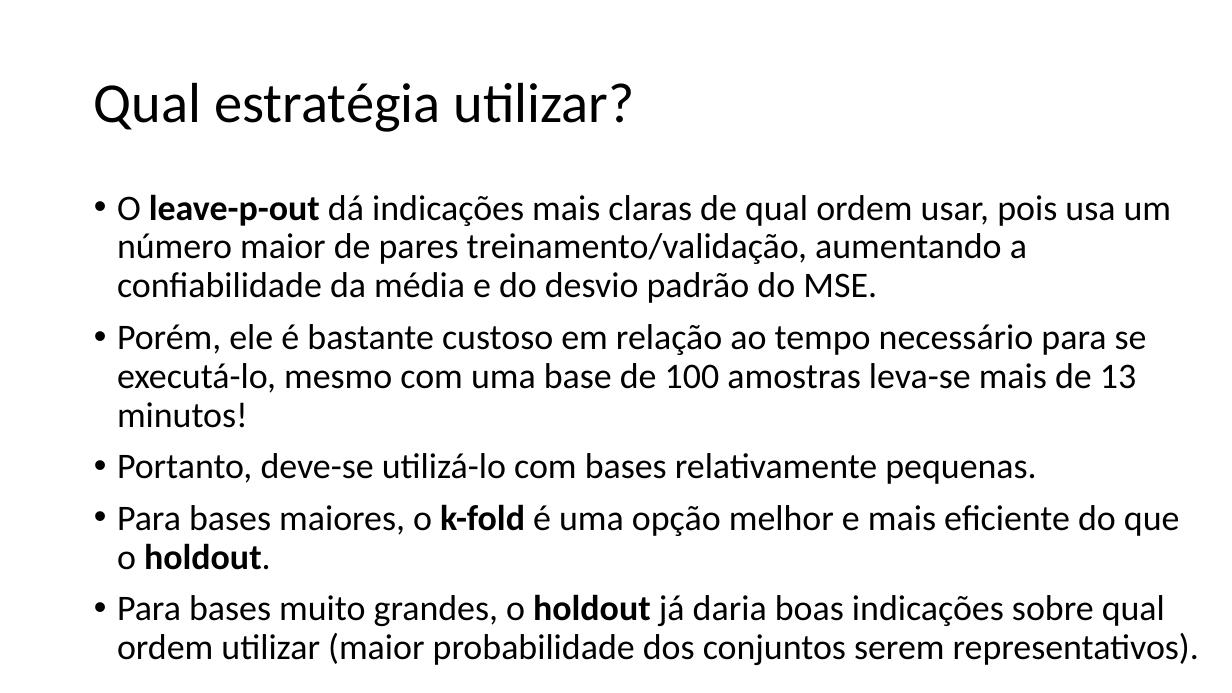
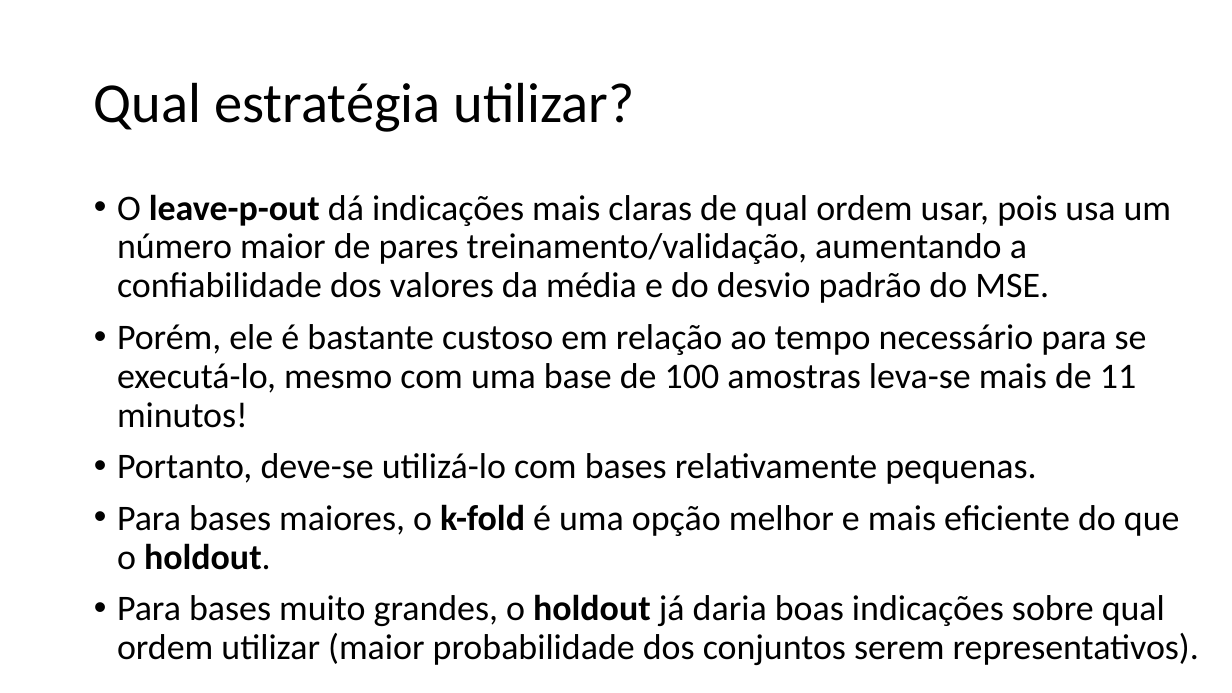
Before and after one commit to zz4fap/t319_aprendizado_de_maquina, a slide deck: slide 11 of slides/T319_Regressão_Linear (Parte V).pptx. Drawn at 1232x693 pixels with LibreOffice and Linux fonts; fonts in the diff are those of the drawing. Boxes give left, top, right and bottom in pixels: in the first picture for what was removed or moved away, otherwise in the second. Text is boxed around its words. In the diff, an @@ line names an element or a change of style, - is before the commit and + after.

```diff
--- a/slides/T319_Regressão_Linear (Parte V).pptx
+++ b/slides/T319_Regressão_Linear (Parte V).pptx
@@ text at [117, 194, 1172, 428]: text changed @@
-• O leave-p-out dá indicações mais claras de qual ordem usar, pois usa um número maior de pares treinamento/validação, aumentando a confiabilidade da média e do desvio padrão do MSE.
-• Porém, ele é bastante custoso em relação ao tempo necessário para se executá-lo, mesmo com uma base de 100 amostras leva-se mais de 13 minutos!
+• O leave-p-out dá indicações mais claras de qual ordem usar, pois usa um número maior de pares treinamento/validação, aumentando a confiabilidade dos valores da média e do desvio padrão do MSE.
+• Porém, ele é bastante custoso em relação ao tempo necessário para se executá-lo, mesmo com uma base de 100 amostras leva-se mais de 11 minutos!
```
Also in this commit, not shown: 9 other slides changed, 7 other files.
